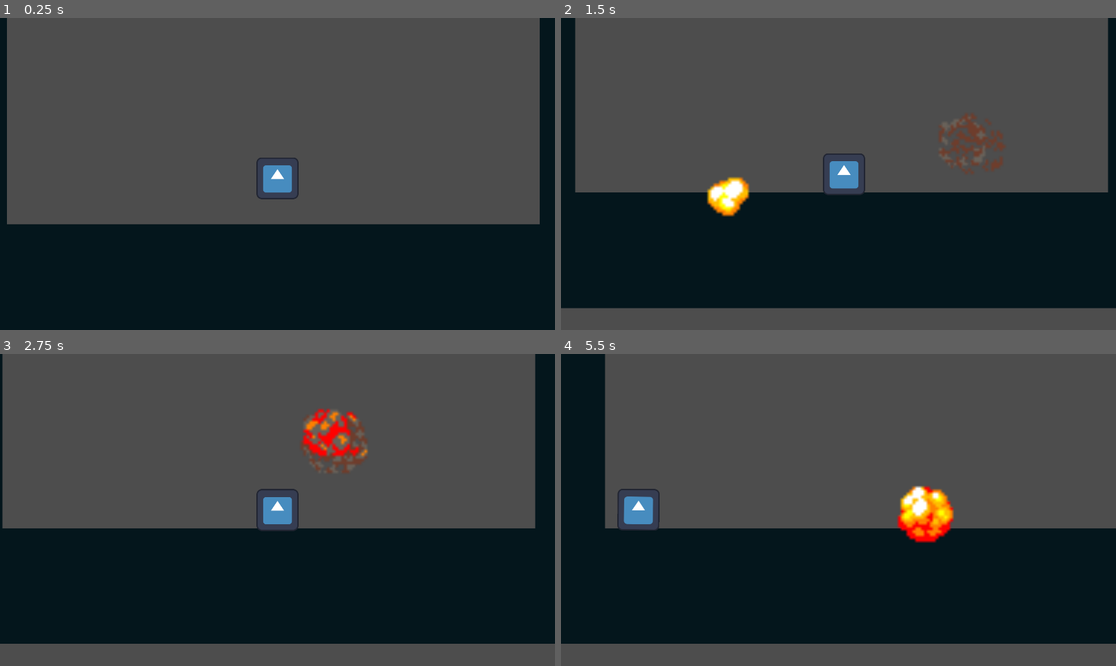
Above: before the commit, frames 1-4 (two rows, left to right).
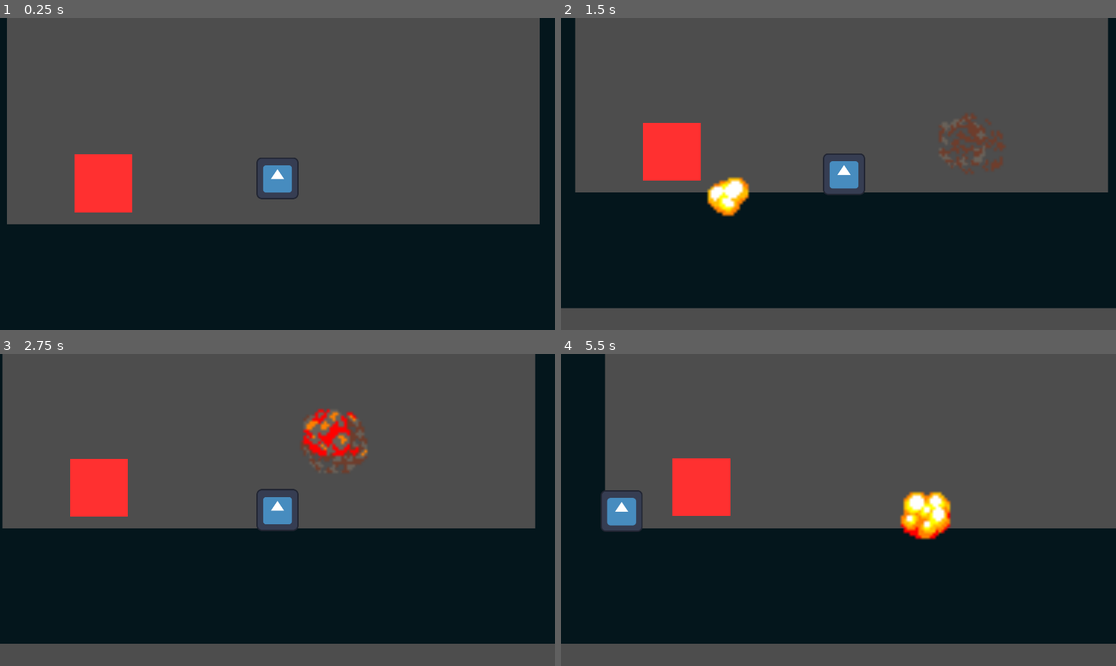
Above: after the commit, the same moments.

Repository: dandytron/BlowUP
Game: Godot game, scene res://scenes/main.tscn
Same seed, same stepped clock (60 frames per second), same inputs: the game is played once before the commit and once after it. The engine's default icon, where the game draws it, is replaced by a stand-in: a white triangle on a blue panel in a dark square.
Inputs (mouse positions are in pixels of both pictures, inside the frame that each line leads up to):
- Up to frame 1 (0.25 s): no input
- Up to frame 2 (1.5 s): move the mouse to (960, 158) at 0.52 s; click (960, 158) at 0.6 s; move the mouse to (727, 189) at 1.27 s; click (727, 189) at 1.35 s
- Up to frame 3 (2.75 s): move the mouse to (333, 441) at 2.02 s; click (333, 441) at 2.1 s
- Up to frame 4 (5.5 s): move the mouse to (810, 572) at 2.77 s; click (810, 572) at 2.85 s; move the mouse to (1005, 556) at 3.52 s; click (1005, 556) at 3.6 s; move the mouse to (672, 463) at 4.27 s; click (672, 463) at 4.35 s; move the mouse to (866, 510) at 5.02 s; click (866, 510) at 5.1 s

The runs differ from the first frame. In frame 1, 2.0% of the frame differs, in the area x 13-24%, y 43-63%; in frame 2, 1.9%; in frame 3, 1.9%; in frame 4, 4.2%, in the area x 7-71%, y 33-61%.

Commit message:
Spikes!

Diff:
--- /dev/null
+++ b/scenes/killzone.tscn
@@ -0,0 +1,13 @@
+[gd_scene load_steps=2 format=3 uid="uid://bqmru7r6vcl6a"]
+
+[ext_resource type="Script" path="res://scripts/killzone.gd" id="1_cxq8m"]
+
+[node name="Killzone" type="Area2D"]
+script = ExtResource("1_cxq8m")
+
+[node name="Timer" type="Timer" parent="."]
+wait_time = 0.6
+one_shot = true
+
+[connection signal="body_entered" from="." to="." method="_on_body_entered"]
+[connection signal="timeout" from="Timer" to="." method="_on_timer_timeout"]
--- a/scenes/main.tscn
+++ b/scenes/main.tscn
@@ -1,8 +1,9 @@
-[gd_scene load_steps=6 format=3 uid="uid://nuh2lic3sd55"]
+[gd_scene load_steps=7 format=3 uid="uid://nuh2lic3sd55"]
 
 [ext_resource type="Script" path="res://scripts/main.gd" id="1_6tvhn"]
 [ext_resource type="PackedScene" uid="uid://nii0ee7sq6rj" path="res://scenes/wall.tscn" id="1_haspb"]
 [ext_resource type="PackedScene" uid="uid://cuk1tj6fqa8sw" path="res://scenes/player.tscn" id="2_8ocxl"]
+[ext_resource type="PackedScene" uid="uid://b0pdbuous4qjc" path="res://scenes/spike.tscn" id="4_hkkj7"]
 [ext_resource type="Script" path="res://scripts/explosion_layer.gd" id="4_i8u82"]
 [ext_resource type="PackedScene" uid="uid://dnnm0e0oqa5vp" path="res://scenes/platform.tscn" id="5_y4gxr"]
 
@@ -29,4 +30,12 @@
 [node name="Platforms" type="Node" parent="."]
 
 [node name="Platform" parent="Platforms" instance=ExtResource("5_y4gxr")]
-position = Vector2(447, -29)
+position = Vector2(451, 128)
+
+[node name="Node" type="Node" parent="."]
+
+[node name="Spike" parent="Node" instance=ExtResource("4_hkkj7")]
+position = Vector2(386, 947)
+
+[node name="Spike2" parent="Node" instance=ExtResource("4_hkkj7")]
+position = Vector2(1652, -382)
--- /dev/null
+++ b/scenes/spike.tscn
@@ -0,0 +1,21 @@
+[gd_scene load_steps=4 format=3 uid="uid://b0pdbuous4qjc"]
+
+[ext_resource type="PackedScene" uid="uid://bqmru7r6vcl6a" path="res://scenes/killzone.tscn" id="1_dgekh"]
+
+[sub_resource type="CanvasTexture" id="CanvasTexture_ieh58"]
+
+[sub_resource type="RectangleShape2D" id="RectangleShape2D_4uduq"]
+size = Vector2(99, 99)
+
+[node name="Spike" type="Node2D"]
+
+[node name="Sprite2D" type="Sprite2D" parent="."]
+modulate = Color(1, 0.19, 0.19, 1)
+scale = Vector2(200, 200)
+texture = SubResource("CanvasTexture_ieh58")
+
+[node name="Killzone" parent="." instance=ExtResource("1_dgekh")]
+scale = Vector2(2, 2)
+
+[node name="CollisionShape2D" type="CollisionShape2D" parent="Killzone"]
+shape = SubResource("RectangleShape2D_4uduq")
--- /dev/null
+++ b/scripts/killzone.gd
@@ -0,0 +1,16 @@
+extends Area2D
+
+
+@onready var timer = $Timer
+
+func _on_body_entered(body:Node2D) -> void:
+	print("You Died!")
+	Engine.time_scale = 0.5
+	body.get_node("CollisionShape2D").queue_free()
+	timer.start()
+
+
+
+func _on_timer_timeout() -> void:
+	get_tree().reload_current_scene()
+	Engine.time_scale = 1
